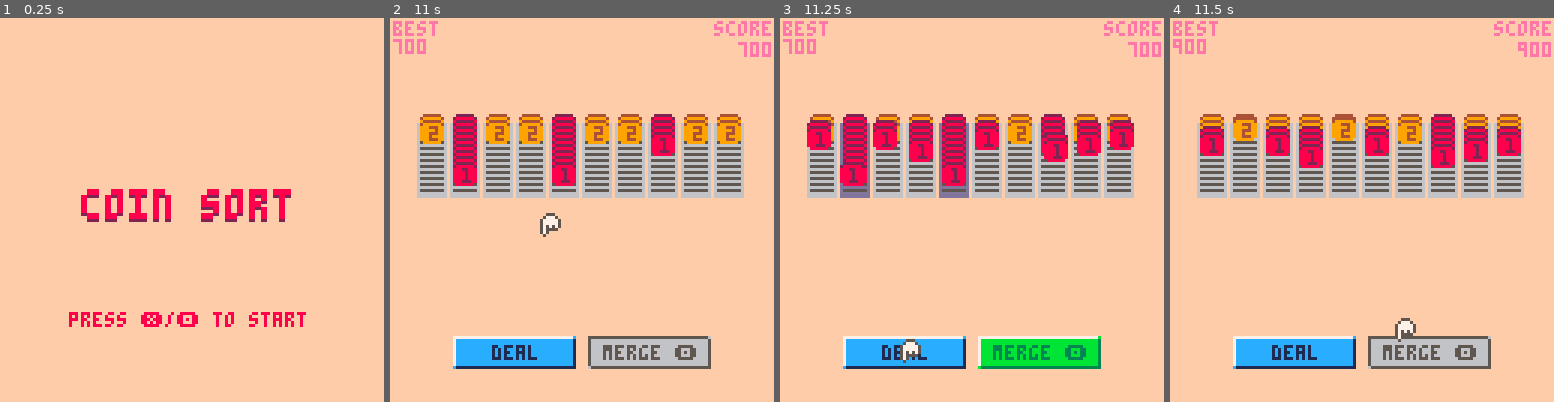
Above: before the commit, frames 1-4 (left to right).
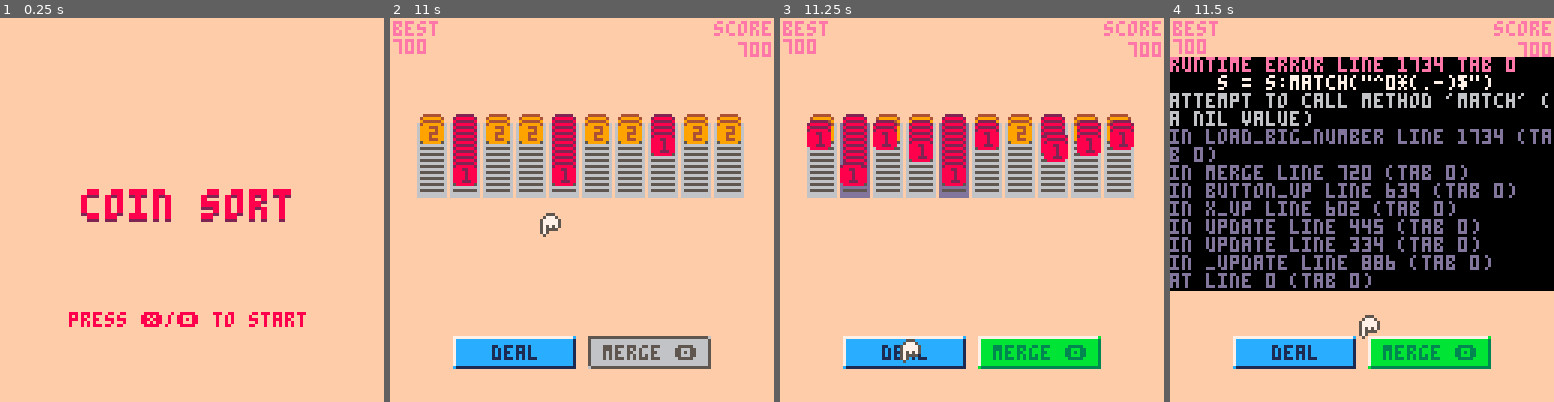
Above: after the commit, the same moments.

Repository: jakesearle/coin-sort
Game: PICO-8 cartridge build.p8
The game is run twice, just before and just after one commit, with the same random seed, the same clock (stepped at 60 frames per second) and the same inputs.
Inputs:
- Up to frame 1 (0.25 s): no input
- Up to frame 2 (11 s): tap O (Z key) at 0.33, 0.7, 1.43, 2.22, 3.1, 3.98, 4.87, 5.75, 6.63, 7.52, 8.4, 9.28, 10.17 s; tap X (X key) at 1.07, 2.07, 2.4, 2.73, 3.07, 3.4, 3.73, 4.07, 4.4, 4.73, 5.07, 5.4, 5.73, 6.07, 6.4, 6.73, 7.07, 7.4, 7.73, 8.07, 8.4, 8.73, 9.07, 9.4, 9.73, 10.07, 10.4, 10.73 s; hold Left 1.97-2.37 s; hold Down 2.42-2.82 s; hold Right 2.87-3.53 s; hold Up 3.58-4.08 s; hold Right 4.13-4.53 s; hold Down 4.58-5.08 s; hold Left 5.13-5.8 s; hold Up 5.85-6.18 s; hold Left 6.23-6.63 s; hold Down 6.68-7.08 s; hold Right 7.13-7.8 s; hold Up 7.85-8.35 s; hold Right 8.4-8.8 s; hold Down 8.85-9.35 s; hold Left 9.4-10.07 s; hold Up 10.12-10.45 s; hold Left 10.5-10.9 s; hold Down from 10.95 s (still down)
- Up to frame 3 (11.25 s): keep holding Down; tap O (Z key) at 11.05 s; tap X (X key) at 11.07 s
- Up to frame 4 (11.5 s): release Down at 11.35 s; tap X (X key) at 11.4 s; hold Right from 11.4 s (still down)

Frames 1-3 are identical in both runs. In frame 4, 64% of the frame differs, in the area x 0-100%, y 6-92%.
Error after the commit: runtime error line 1734 tab 0; s = s:match("^0*(.-)$"); attempt to call method 'match' (a nil value)

Commit message:
Add multiple rows

Diff:
--- a/build.p8
+++ b/build.p8
@@ -906,9 +906,7 @@
     end
 end
 function make_menu(callback)
-    local menu = {
-
-    }
+    local menu = {}
 
     function menu:update()
         if btnp(❎) or btnp(🅾️) then
@@ -1735,6 +1733,10 @@
         end
         s = chunk .. s
     end
+
+    s = s:match("^0*(.-)$")
+    printh(s)
+    if s == "" then s = "0" end
     return s
 end
 
--- a/src/config.lua
+++ b/src/config.lua
@@ -3,6 +3,13 @@
 screenheight = 127
 
 level1 = {
+    { 20, 20, 20, 20, 20, 20, 20, 20, 20, 20 },
+    {},
+    {},
+    {},
+    {},
+    {},
+    {},
     {},
     {},
     {},
@@ -28,9 +35,12 @@
 }
 
 LEVEL_CONFIG = {
-    button_area_height = 32,
+    button_area_height = 16,
     n_to_deal = { 4, 3, 2, 0 },
     n_merge_new = 2,
+    max_tray_rows = 3,
+    max_tray_cols = 10,
+    score_area_height = 13,
     BUTTON_TYPES = {
         deal = 1,
         merge = 2,
--- a/src/game.lua
+++ b/src/game.lua
@@ -51,11 +51,12 @@
     end
 
     function game:start_gameover()
+        -- printh("here")
         self.state = GAME_STATE.game_over
         local f1 = function() self:start_menu() end
         local f2 = function() self:start_restart() end
 
-        self.children = { make_popup("game over", f1, f2) }
+        add(self.children, make_popup("game over", f1, f2))
     end
 
     function game:start_restart()
--- a/src/level.lua
+++ b/src/level.lua
@@ -1,75 +1,86 @@
 function make_level(tray_values)
-    local height = TRAY_CONFIG.height + 2
-    local width = (#tray_values * (TRAY_CONFIG.width + 1)) + 1
-    local x = (screenwidth - width) \ 2
-    local y = (screenheight - height - LEVEL_CONFIG.button_area_height) \ 2
-
-    local has_hovered = false
-    local trays = {}
-    local pointer
-    for i, tray in ipairs(tray_values) do
-        local is_hovered = false
-        if has_hovered == false then
-            is_hovered = true
-            has_hovered = true
-        end
-        local tray_obj = make_tray(
-            x + ((i - 1) * (TRAY_CONFIG.width + 1)) + 1,
-            y + 1,
-            tray
-        )
-        if is_hovered then
-            -- set chip's is_hovered
-            for i, c in ipairs(tray_obj:get_last_group()) do
-                c:start_hover(i)
-            end
-            -- make pointer
-            local x, y = tray_obj:get_pointer_xy()
-            pointer = make_pointer(i, x, y)
-        end
-        add(trays, tray_obj)
-    end
-
-    local b_types = { LEVEL_CONFIG.BUTTON_TYPES.deal, LEVEL_CONFIG.BUTTON_TYPES.merge }
-    local button_zone_x, button_zone_y = 0, screenheight - LEVEL_CONFIG.button_area_height
-    local button_margin = 1
-    all_buttons_width = (#b_types * (LEVEL_CONFIG.BUTTON.width + LEVEL_CONFIG.BUTTON.margin)) - LEVEL_CONFIG.BUTTON.margin
-    all_buttons_height = LEVEL_CONFIG.BUTTON.height
-    all_buttons_x = (screenwidth - all_buttons_width) \ 2
-    all_buttons_y = ((LEVEL_CONFIG.button_area_height - all_buttons_height) \ 2) + button_zone_y
-
-    local buttons = {}
-    for i, t in ipairs(b_types) do
-        local b_x = all_buttons_x + ((i - 1) * (LEVEL_CONFIG.BUTTON.width + LEVEL_CONFIG.BUTTON.margin))
-        local b_y = all_buttons_y
-        local b = make_button(b_x, b_y, t)
-        add(buttons, b)
-    end
-
     local level = {
-        trays = trays,
         pointer = pointer,
         buttons = buttons,
-        height = height,
-        width = width,
-        x = x,
-        y = y,
         state = LEVEL_STATE.hovering,
         high_score = load_big_number(),
         score = make_bigint(0)
     }
 
+    function level:init()
+        local tray_grid = {}
+        local one_row_vals = { 1, 2, 3, 4, 5, 7 }
+        local two_row_vals = { 6, 8, 10 }
+        if contains(one_row_vals, #tray_values) then
+            tray_grid = { tray_values }
+        elseif contains(two_row_vals, #tray_values) then
+            tray_grid = split_into_parts(tray_values, 2)
+        else
+            tray_grid = split_into_parts(tray_values, 3)
+        end
+
+        -- i: row, j:col
+        local n_rows = #tray_grid
+        local n_cols = #tray_grid[1]
+
+        -- Size & Shape
+        self.h = (TRAY_CONFIG.height + 1) * n_rows
+        self.w = (TRAY_CONFIG.width + 1) * n_cols
+        self.x = (screenwidth - self.w) \ 2
+        self.y = ((screenheight - self.h - LEVEL_CONFIG.button_area_height - LEVEL_CONFIG.score_area_height) \ 2) + LEVEL_CONFIG.score_area_height
+
+        self.tray_grid = {}
+        -- local center_i, center_j = (n_rows \ 2) + 1, (n_cols \ 2) + 1
+        local center_i, center_j = 1, 1
+        for i, row_vals in ipairs(tray_grid) do
+            local row = {}
+            local row_w = (TRAY_CONFIG.width + 1) * #row_vals
+            local row_x = ((self.w - row_w) \ 2) + self.x
+            for j, tray_vals in ipairs(row_vals) do
+                local tray_x = row_x + ((j - 1) * (TRAY_CONFIG.width + 1))
+                local tray_y = self.y + ((i - 1) * (TRAY_CONFIG.height + 1))
+                local tray_obj = make_tray(tray_x, tray_y, tray_vals)
+                add(row, tray_obj)
+
+                if i == center_i and j == center_j then
+                    local px, py = tray_obj:get_pointer_xy()
+                    self.pointer = make_pointer(i, j, px, py)
+                end
+            end
+            add(self.tray_grid, row)
+        end
+
+        local b_types = { LEVEL_CONFIG.BUTTON_TYPES.deal, LEVEL_CONFIG.BUTTON_TYPES.merge }
+        local button_zone_x, button_zone_y = 0, screenheight - LEVEL_CONFIG.button_area_height
+        local button_margin = 1
+        all_buttons_width = (#b_types * (LEVEL_CONFIG.BUTTON.width + LEVEL_CONFIG.BUTTON.margin))
+                - LEVEL_CONFIG.BUTTON.margin
+        all_buttons_height = LEVEL_CONFIG.BUTTON.height
+        all_buttons_x = (screenwidth - all_buttons_width) \ 2
+        all_buttons_y = ((LEVEL_CONFIG.button_area_height - all_buttons_height) \ 2) + button_zone_y
+
+        self.buttons = {}
+        for i, t in ipairs(b_types) do
+            local b_x = all_buttons_x + ((i - 1) * (LEVEL_CONFIG.BUTTON.width + LEVEL_CONFIG.BUTTON.margin))
+            local b_y = all_buttons_y
+            local b = make_button(b_x, b_y, t)
+            add(self.buttons, b)
+        end
+    end
+
     function level:update()
         if self.state == LEVEL_STATE.hovering then
-            if btnp(⬇️) then
-                self:move_down()
-            elseif btnp(⬆️) then
-                self:move_up()
-            elseif btnp(➡️) then
-                self:move_pointer(1)
-            elseif btnp(⬅️) then
-                self:move_pointer(-1)
-            elseif btnp(❎) then
+            local dx, dy = 0, 0
+            if btnp(⬅️) then dx -= 1 end
+            if btnp(➡️) then dx += 1 end
+            if btnp(⬆️) then dy -= 1 end
+            if btnp(⬇️) then dy += 1 end
+
+            if dx ~= 0 or dy ~= 0 then
+                self:move_pointer(dx, dy)
+            end
+
+            if btnp(❎) then
                 self:x_down()
             elseif btnr(❎) then
                 self:x_up()
@@ -79,12 +90,18 @@
                 self:merge_button_up()
             end
         elseif self.state == LEVEL_STATE.grabbing then
+            local dx, dy = 0, 0
+            if btnp(⬅️) then dx -= 1 end
+            if btnp(➡️) then dx += 1 end
+            if btnp(⬆️) then dy -= 1 end
+            if btnp(⬇️) then dy += 1 end
+
+            if dx ~= 0 or dy ~= 0 then
+                self:move_pointer(dx, dy)
+            end
+
             if btnr(❎) then
                 self:release_chips()
-            elseif btnp(➡️) then
-                self:move_pointer(1)
-            elseif btnp(⬅️) then
-                self:move_pointer(-1)
             end
         end
 
@@ -93,7 +110,10 @@
 
     function level:draw()
         local go = self:is_gameover()
-        draw_all(self.trays)
+        for row in all(self.tray_grid) do
+            draw_all(row)
+        end
+
         if not go then
             draw_all(self.buttons)
         end
@@ -101,10 +121,12 @@
         self:_draw_score()
 
         -- Draw releasing coins on top
-        for tray in all(self.trays) do
-            for c in all(tray.coins) do
-                if c.state == COIN_STATE.releasing then
-                    c:draw()
+        for row in all(self.tray_grid) do
+            for tray in all(row) do
+                for c in all(tray.coins) do
+                    if c.state == COIN_STATE.releasing then
+                        c:draw()
+                    end
                 end
             end
         end
@@ -121,7 +143,7 @@
         print(score_label, x, y, 14)
 
         local score_val = format_bigint(self.score)
-        y = y + h + 1
+        y = y + h
         w, _ = text_size(score_val)
         x = screenwidth - w + 1
         print(score_val, x, y)
@@ -132,90 +154,40 @@
 
     function level:update_children()
         -- update children
-        for tray in all(self.trays) do
-            tray:update()
+        for row in all(self.tray_grid) do
+            for tray in all(row) do
+                tray:update()
+            end
         end
         self.pointer:update()
     end
 
-    function level:move_pointer(dir)
-        if self.pointer:is_hovering_tray() then
-            self:move_pointer_tray(dir)
-        else
-            self:move_pointer_button(dir)
-        end
-    end
-
-    function level:move_pointer_tray(dir)
-        local old_i = self.pointer.tray_i
-        local tray_count = #self.trays
-        local new_i = ((old_i - 1 + dir) % tray_count) + 1
-
-        if self.state == LEVEL_STATE.hovering then
-            for c in all(self.trays[old_i]:get_last_group()) do
-                c:stop_hover()
-            end
-
-            for i, c in ipairs(self.trays[new_i]:get_last_group()) do
-                c:start_hover(i)
-            end
-        end
-
-        local new_x, new_y = self.trays[new_i]:get_pointer_xy()
-        self.pointer:move_to_tray(new_i, new_x, new_y)
-    end
-
-    function level:move_pointer_button(dir)
-        local new_i = ((self.pointer.button_i - 1 + dir) % #self.buttons) + 1
-
-        local new_x, new_y = self.buttons[new_i]:get_pointer_xy()
-        self:pointed_button():release()
-        self.pointer:move_to_button(new_i, new_x, new_y)
-    end
-
-    function level:move_down()
-        if self.pointer:is_hovering_tray() then
-            self:pointer_tray_to_button()
-        else
-            self:pointer_button_to_tray()
-        end
-    end
-
-    function level:move_up()
-        if self.pointer:is_hovering_tray() then
-            self:pointer_tray_to_button()
-        else
-            self:pointer_button_to_tray()
-        end
-    end
-
-    function level:pointer_tray_to_button()
-        local i = self.pointer.prev_button_i
-
-        if not i then
-            local nearest = nearest_item(self.buttons, self.pointer.x, self.pointer.y)
-            i = index_of(self.buttons, nearest)
-        end
-
-        local nx, ny = self.buttons[i]:get_pointer_xy()
-        for c in all(self:pointed_tray():get_last_group()) do
-            c:stop_hover()
-        end
-        self.pointer:move_to_button(i, nx, ny)
-    end
-
-    function level:pointer_button_to_tray()
-        local i = self.pointer.prev_tray_i
-
-        if not i then
-            local nearest = nearest_item(self.trays, self.pointer.x, self.pointer.y)
-            i = index_of(self.trays, nearest)
-        end
-
-        local nx, ny = self.trays[i]:get_pointer_xy()
-        self:pointed_button():release()
-        self.pointer:move_to_tray(i, nx, ny)
-        self:pointed_tray():reset_hover_anim()
+    function level:move_pointer(dx, dy)
+        local current_item = self:pointed_button() or self:pointed_tray()
+        local all_items = flatten(self.tray_grid)
+        if self.state ~= LEVEL_STATE.grabbing then
+            extend(all_items, self.buttons)
+        end
+        local best_item = self:find_item_in_direction(current_item, all_items, dx, dy)
+
+        for i, row in ipairs(self.tray_grid) do
+            for j, tray in ipairs(row) do
+                if tray == best_item then
+                    local nx, ny = tray:get_pointer_xy()
+                    self.pointer:move_to_tray(i, j, nx, ny)
+                end
+            end
+        end
+
+        for i, button in ipairs(self.buttons) do
+            if best_item == button then
+                local nx, ny = button:get_pointer_xy()
+                self.pointer:move_to_button(i, nx, ny)
+            end
+        end
+
+        self:recalc_active_buttons()
+        self:recalc_pressed_buttons()
         self:recalc_is_hover()
     end
 
@@ -265,6 +237,9 @@
 
     function level:button_up()
         self:pointed_button():release()
+        if not self:pointed_button().is_enabled then
+            return
+        end
         if self:pointed_button().button_type == LEVEL_CONFIG.BUTTON_TYPES.merge then
             self:merge()
         elseif self:pointed_button().button_type == LEVEL_CONFIG.BUTTON_TYPES.deal then
@@ -275,6 +250,8 @@
     function level:release_chips()
         local pointer = self.pointer
         local tray = self:pointed_tray()
+        local from_i, from_j = unpack(self.pointer.coins_from)
+        local tray_from = self.tray_grid[from_i][from_j]
         local held_val = pointer:held_val()
         local last_val = tray:get_last_val()
         local n_held = #pointer.held_coins
@@ -293,14 +270,14 @@
             local n_extra = n_held - n_empty
             local wrong, right = split_list(released, n_extra)
             tray:drop_into(right, COIN_STATE.hovering)
-            self.trays[pointer.coins_from]:drop_into(wrong, COIN_STATE.idle)
+            tray_from:drop_into(wrong, COIN_STATE.idle)
         elseif pointer.tray_i ~= pointer.coins_from then
             -- Invalid column
             -- TODO: Sound effect
-            self.trays[pointer.coins_from]:drop_into(released, COIN_STATE.idle)
+            tray_from:drop_into(released, COIN_STATE.idle)
         else
             -- Return to original column
-            self.trays[pointer.coins_from]:drop_into(released, COIN_STATE.hovering)
+            tray_from:drop_into(released, COIN_STATE.hovering)
         end
 
         tray:reset_hover_anim()
@@ -309,37 +286,46 @@
     end
 
     function level:pointed_tray()
-        return self.trays[self.pointer.tray_i]
+        if self.tray_grid == nil
+                or self.pointer.tray_i == nil
+                or self.pointer.tray_i == nil
+                or self.tray_grid[self.pointer.tray_i] == nil then
+            return nil
+        end
+        return self.tray_grid[self.pointer.tray_i][self.pointer.tray_j]
     end
 
     function level:pointed_button()
+        if not self.buttons then return nil end
         return self.buttons[self.pointer.button_i]
     end
 
     function level:recalc_is_hover()
         -- Set all to none
-        for t in all(self.trays) do
-            for c in all(t.coins) do
-                if c.state == COIN_STATE.hovering then
-                    c.state = COIN_STATE.idle
+        for r in all(self.tray_grid) do
+            for t in all(r) do
+                for c in all(t.coins) do
+                    if c.state == COIN_STATE.hovering then
+                        c:stop_hover()
+                    end
                 end
             end
         end
         -- Set hovering
-        for c in all(self:pointed_tray():get_last_group()) do
-            if c.state == COIN_STATE.idle then
-                c.state = COIN_STATE.hovering
+        if self:pointed_tray() ~= nil then
+            for i, c in ipairs(self:pointed_tray():get_last_group()) do
+                if c.state == COIN_STATE.idle then
+                    c:start_hover(i)
+                end
             end
         end
     end
 
     function level:merge()
-        for t in all(self.trays) do
+        for t in all(flatten(self.tray_grid)) do
             if t.is_complete then
                 local big_i = make_bigint(t:get_last_val())
-                printh(big_i)
                 local sub_total = mult_bigint(big_i, big_i) .. "00"
-                printh(sub_total)
                 self.score = add_bigint(self.score, sub_total)
 
                 t:move_coins_up()
@@ -361,17 +347,17 @@
         local start_x, start_y = self:pointed_button():get_pointer_xy()
         local n_coins_generated = 0
 
-        if #dealable >= #self.trays and (n_smallest % TRAY_CONFIG.n_slots) == 0 then
+        if #dealable >= #self.tray_grid and (n_smallest % TRAY_CONFIG.n_slots) == 0 then
             -- If we've got too many chip types, AND
             -- we have the right amount, just don't generate any more
             dealable[smallest_coin] = nil
-        elseif #dealable >= #self.trays then
+        elseif #dealable >= #self.tray_grid then
             -- If we've got too many chip types, AND
             -- we don't have the right amount, only generate enough
             max_smallest_to_deal = TRAY_CONFIG.n_slots - (n_smallest % TRAY_CONFIG.n_slots)
         end
 
-        for t in all(self.trays) do
+        for t in all(flatten(self.tray_grid)) do
             local to_deal = random_item(LEVEL_CONFIG.n_to_deal)
             local empty_slots = t:empty_slots()
             local actual_to_deal = min(to_deal, empty_slots)
@@ -405,7 +391,7 @@
     function level:dealable_coins()
         local ccs = self:current_coins()
         local n_types = n_keys(ccs)
-        local min_types = #self.trays - 1
+        local min_types = #flatten(self.tray_grid) - 1
         -- if n_types >= min_types then return ccs end
 
         if n_types == 0 then
@@ -437,13 +423,15 @@
 
     function level:current_coins()
         local seen = {}
-        for tray in all(self.trays) do
-            for coin in all(tray.coins) do
-                local v = coin.value
-                if not seen[v] then
-                    seen[v] = 1
-                else
-                    seen[v] += 1
+        for row in all(self.tray_grid) do
+            for tray in all(row) do
+                for coin in all(tray.coins) do
+                    local v = coin.value
+                    if not seen[v] then
+                        seen[v] = 1
+                    else
+                        seen[v] += 1
+                    end
                 end
             end
         end
@@ -472,33 +460,107 @@
 
     function level:recalc_active_buttons()
         local can_merge = false
-        for t in all(self.trays) do
+        local can_deal = false
+        for t in all(flatten(self.tray_grid)) do
             if t.is_complete then
                 can_merge = true
-                break
-            end
+            end
+            if t:empty_slots() > 0 then
+                can_deal = true
+            end
+
+            if can_deal and can_merge then break end
         end
 
         for b in all(self.buttons) do
             if b.button_type == LEVEL_CONFIG.BUTTON_TYPES.merge then
                 b.is_enabled = can_merge
-            end
+            elseif b.button_type == LEVEL_CONFIG.BUTTON_TYPES.deal then
+                b.is_enabled = can_deal
+            end
+        end
+    end
+
+    function level:recalc_pressed_buttons()
+        for b in all(self.buttons) do
+            b:release()
+        end
+        if self:pointed_button() and btn(❎) then
+            self:pointed_button():press()
         end
     end
 
     function level:is_gameover()
-        for t in all(self.trays) do
-            if t.is_complete then
-                return false
-            end
-            if t:empty_slots() > 0 then
-                return false
+        for row in all(self.tray_grid) do
+            for t in all(row) do
+                if t.is_complete then
+                    return false
+                end
+                if t:empty_slots() > 0 then
+                    return false
+                end
             end
         end
 
         return true
     end
 
+    function level:find_item_in_direction(curr_item, items, dx, dy)
+        local cx, cy = curr_item.x + curr_item.w / 2, curr_item.y + curr_item.h / 2
+        local target = self:search(curr_item, cx, cy, items, dx, dy)
+        if target then
+            return target
+        end
+
+        -- Wrap pointer coordinates
+        local wrap_px, wrap_py = curr_item.x, curr_item.y
+
+        if dx ~= 0 then
+            wrap_px = (dx > 0) and 0 or screenwidth
+        end
+        if dy ~= 0 then
+            wrap_py = (dy > 0) and 0 or screenheight
+        end
+
+        return self:search(curr_item, wrap_px, wrap_py, items, dx, dy)
+    end
+
+    function level:search(curr_item, cx, cy, items, dx, dy)
+        local best_button = nil
+        local best_score = nil
+
+        for _, b in ipairs(items) do
+            if b == curr_item then goto continue end
+            local bx, by = b.x + b.w / 2, b.y + b.h / 2
+            local vx, vy = bx - cx, by - cy
+
+            -- Dot product to check alignment with direction
+            local dot = vx * dx + vy * dy
+            if dot <= 0 then goto continue end -- wrong direction
+
+            -- Normalize to direction alignment score (cosine similarity)
+            local mag_v = sqrt(vx * vx + vy * vy)
+            local mag_d = sqrt(dx * dx + dy * dy)
+            local angle_cos = dot / (mag_v * mag_d)
+
+            -- Distance is used to favor closer matches
+            local distance = mag_v
+
+            -- Combine angle closeness and distance
+            local score = distance / angle_cos -- lower is better
+
+            if not best_score or score < best_score then
+                best_score = score
+                best_button = b
+            end
+            ::continue::
+        end
+
+        return best_button
+    end
+
+    level:init()
     level:recalc_active_buttons()
+    level:recalc_is_hover()
     return level
 end
--- a/src/pointer.lua
+++ b/src/pointer.lua
@@ -1,9 +1,8 @@
-function make_pointer(i, x, y)
+function make_pointer(i, j, x, y)
     pointer = {
         tray_i = i, -- which tray I'm pointing to
+        tray_j = j,
         button_i = nil, -- which button I'm pointing to
-        prev_tray_i = nil,
-        prev_button_i = nil,
         x = x,
         y = y,
         tx = x,
@@ -45,24 +44,24 @@
         spr(self.sprite, self.x, self.y)
     end
 
-    function pointer:move_to_tray(i, nx, ny)
+    function pointer:move_to_tray(i, j, nx, ny)
         self.tray_i = i
-        self.prev_button_i = self.button_i
+        self.tray_j = j
         self.button_i = nil
         self.tx = nx
         self.ty = ny
     end
 
     function pointer:move_to_button(i, nx, ny)
-        self.prev_tray_i = self.tray_i
         self.tray_i = nil
+        self.tray_j = nil
         self.button_i = i
         self.tx = nx
         self.ty = ny
     end
 
     function pointer:grab(coins)
-        self.coins_from = self.tray_i
+        self.coins_from = { self.tray_i, self.tray_j }
         self.held_coins = coins
         local x, y = self:grab_point()
         for c in all(self.held_coins) do
--- a/src/popup.lua
+++ b/src/popup.lua
@@ -35,7 +35,7 @@
             if finished then
                 button_i = 2
                 local x, y = self.buttons[button_i]:get_pointer_xy()
-                self.pointer = make_pointer(nil, x, y)
+                self.pointer = make_pointer(nil, nil, x, y)
                 self.pointer.button_i = button_i
             end
         end
@@ -138,7 +138,6 @@
         -- Body
         squircle_fill(self.x + 1, self.y + 1, self.w - 2, self.h - 2, self.r_squircle, 15)
         self:_draw_header()
-        -- draw_outline(self.button_container)
         self:_draw_buttons()
         if self.pointer then
             self.pointer:draw()
--- a/src/util.lua
+++ b/src/util.lua
@@ -80,6 +80,38 @@
     end
 
     return first, second
+end
+
+function split_into_parts(list, n)
+    local parts = {}
+    local total = #list
+    local size = ceil(total / n)
+
+    for i = 1, total, size do
+        local part = {}
+        for j = i, min(i + size - 1, total) do
+            add(part, list[j])
+        end
+        add(parts, part)
+    end
+
+    return parts
+end
+
+function flatten(tbl)
+    local flat = {}
+    for _, sub in ipairs(tbl) do
+        for _, val in ipairs(sub) do
+            add(flat, val)
+        end
+    end
+    return flat
+end
+
+function extend(a, b)
+    for _, v in ipairs(b) do
+        add(a, v)
+    end
 end
 
 -------------
@@ -342,7 +374,6 @@
 
     -- save each chunk into dset
     for i, chunk in ipairs(chunks) do
-        printh(chunk)
         dset(i, tonum(chunk))
     end
 
@@ -364,6 +395,16 @@
         end
         s = chunk .. s
     end
+    s = remove_leading_zeros(s)
+    return s
+end
+
+function remove_leading_zeros(s)
+    local i = 1
+    while s[i] == "0" and i < #s do
+        i += 1
+    end
+    s = sub(s, i)
     return s
 end
 
Not shown, added: .gitignore
Not shown, changed: TODO.md
